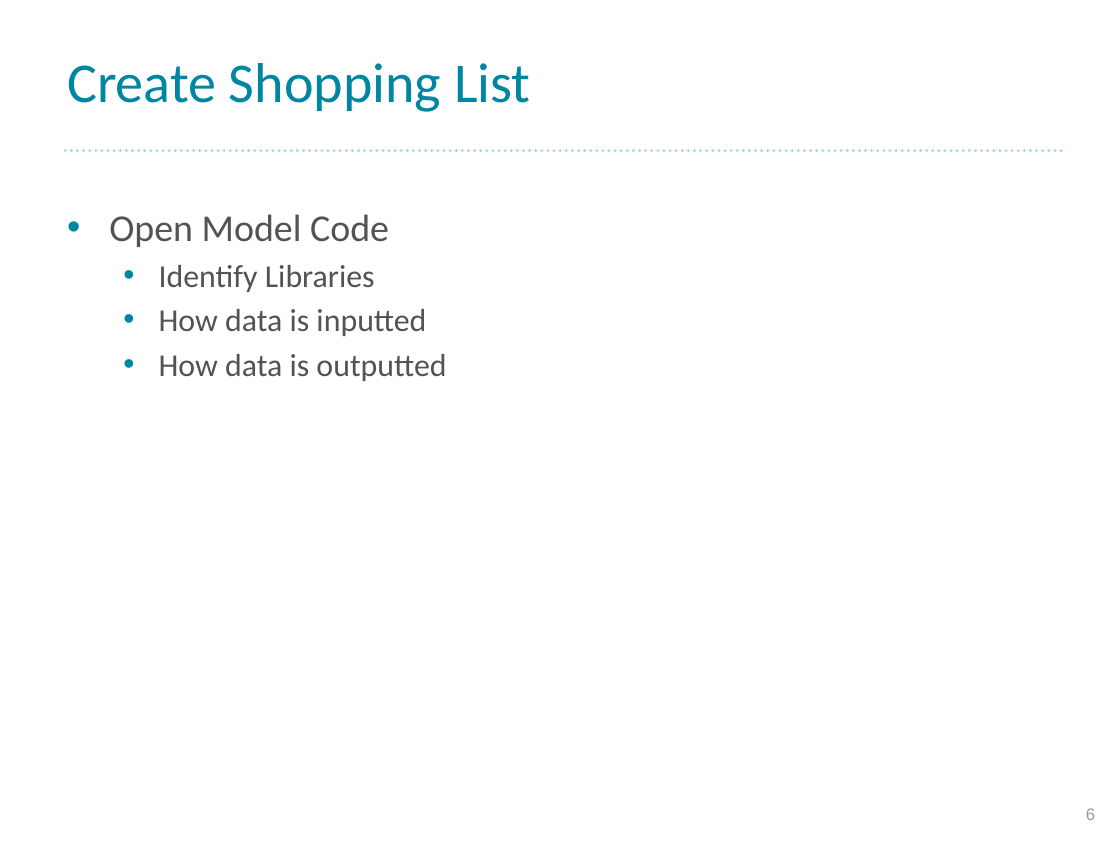
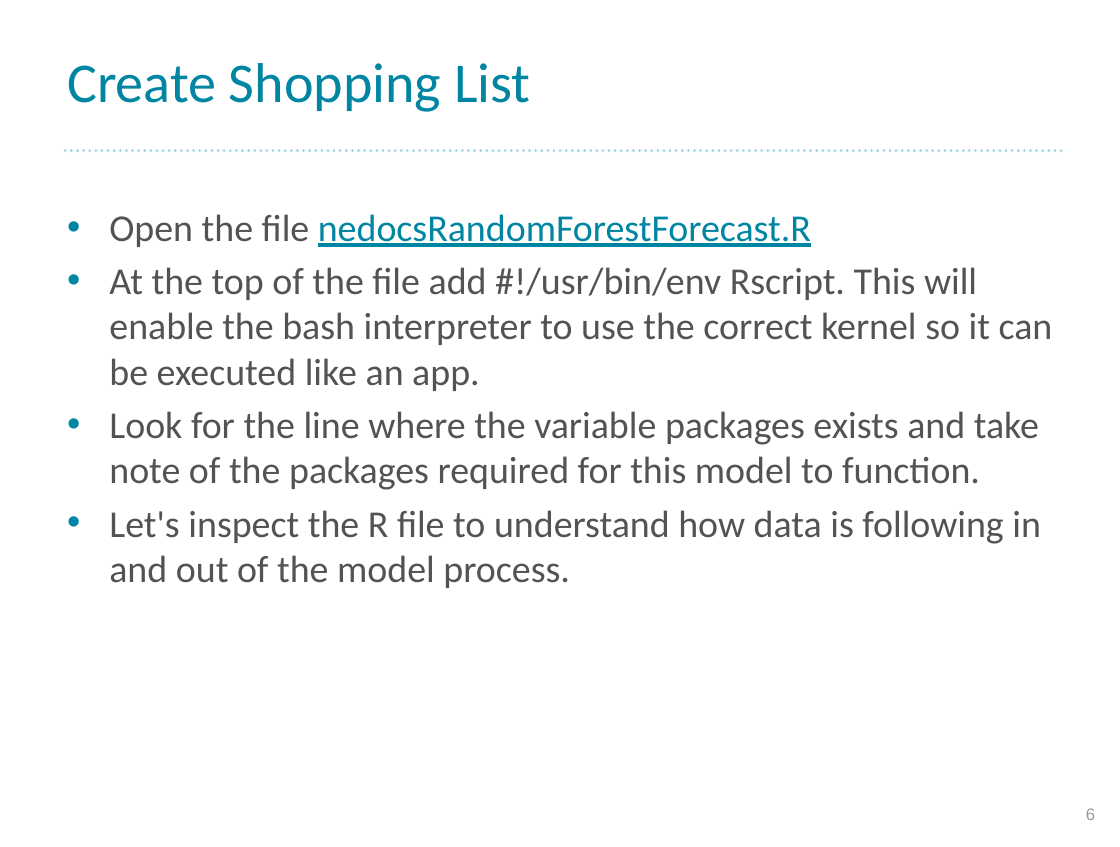
Before and after one commit to morizono/creating-recipes-for-other-chefs, a slide deck: slide 6 of documents/creating-recipes-for-other-chefs.pptx. Drawn at 1120x847 pixels with LibreOffice and Linux fonts; fonts in the diff are those of the drawing; background and template pictures are left out. Boxes give left, top, right and bottom in pixels: in the first picture for what was removed or moved away, otherwise in the second. Text is boxed around its words. In the diff, an @@ line names an element or a change of style, - is before the commit and + after.

```diff
--- a/documents/creating-recipes-for-other-chefs.pptx
+++ b/documents/creating-recipes-for-other-chefs.pptx
@@ text at (109,214,1053,588): text changed; size 21 to 25 pt @@
-• Open Model Code
-  • Identify Libraries
-  • How data is inputted
-  • How data is outputted
+• Open the file nedocsRandomForestForecast.R
+• At the top of the file add #!/usr/bin/env Rscript. This will enable the bash interpreter to use the correct kernel so it can be executed like an app.
+• Look for the line where the variable packages exists and take note of the packages required for this model to function.
+• Let's inspect the R file to understand how data is following in and out of the model process.
```
Also in this commit, not shown: 8 other slides changed, 1 other file.
